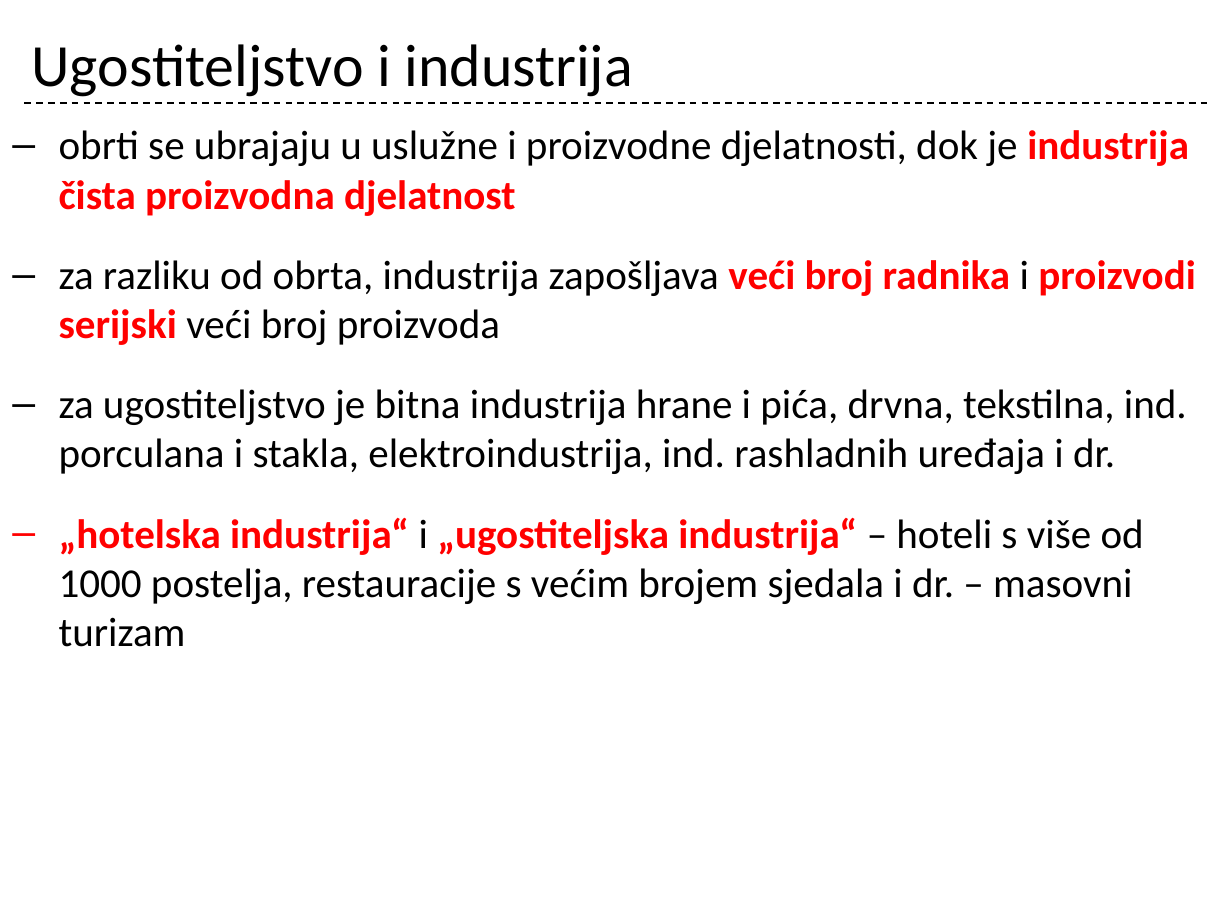
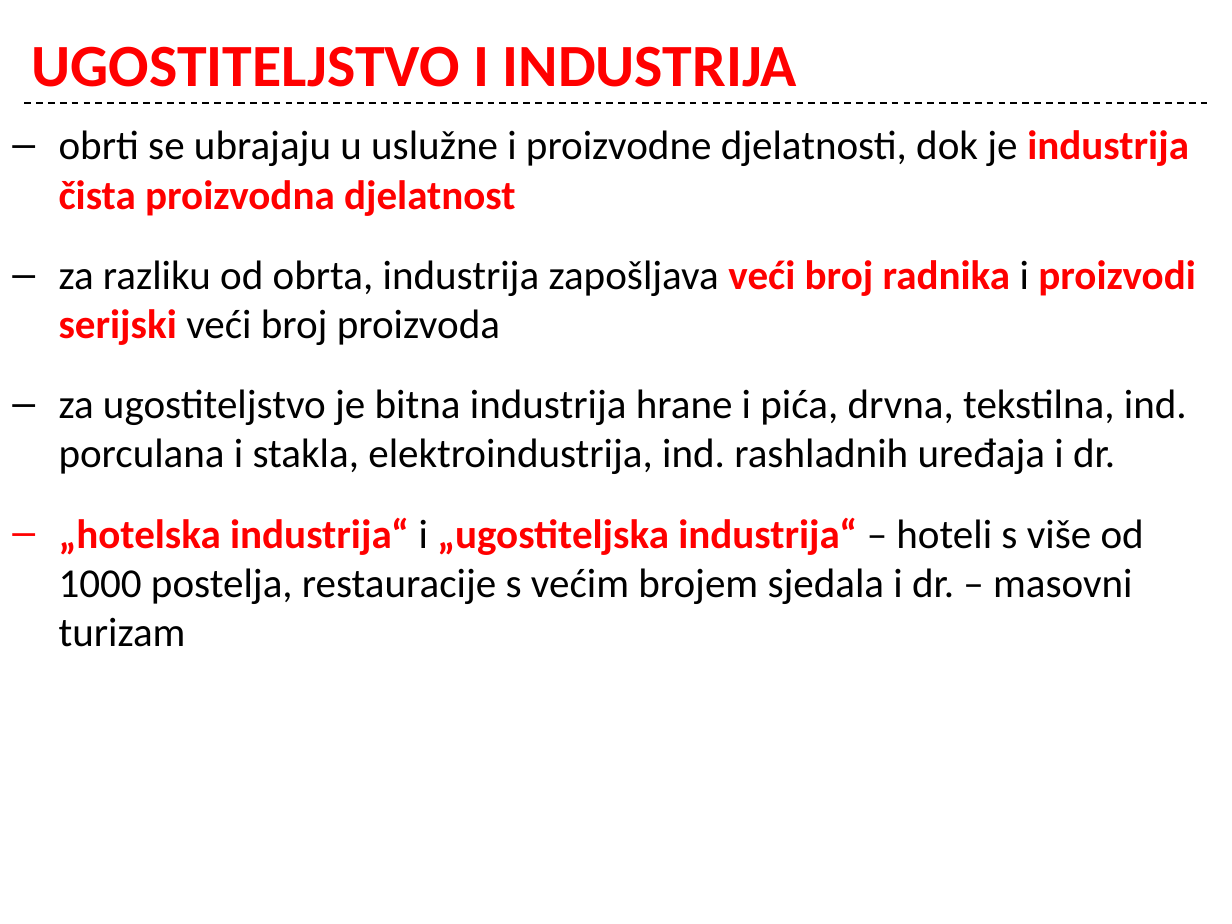
Before and after one commit to cornx/print, a slide deck: slide 24 of data/organizacija/002_Ugostiteljstvo_kao_gosp_djelatnost.pptx. Drawn at 1232x924 pixels with LibreOffice and Linux fonts; fonts in the diff are those of the drawing. Boxes give left, top, right and bottom in pixels: in the first picture for what was removed or moved away, otherwise in the second. Text is boxed around its words. In the diff, an @@ line names an element or a change of style, - is before the commit and + after.

```diff
--- a/data/organizacija/002_Ugostiteljstvo_kao_gosp_djelatnost.pptx
+++ b/data/organizacija/002_Ugostiteljstvo_kao_gosp_djelatnost.pptx
@@ title at box(32, 46, 797, 87): text changed; text colour #000000 to #FF0000; bold on @@
-Ugostiteljstvo i industrija
+UGOSTITELJSTVO I INDUSTRIJA
```
Also in this commit, not shown: 24 other slides changed.
